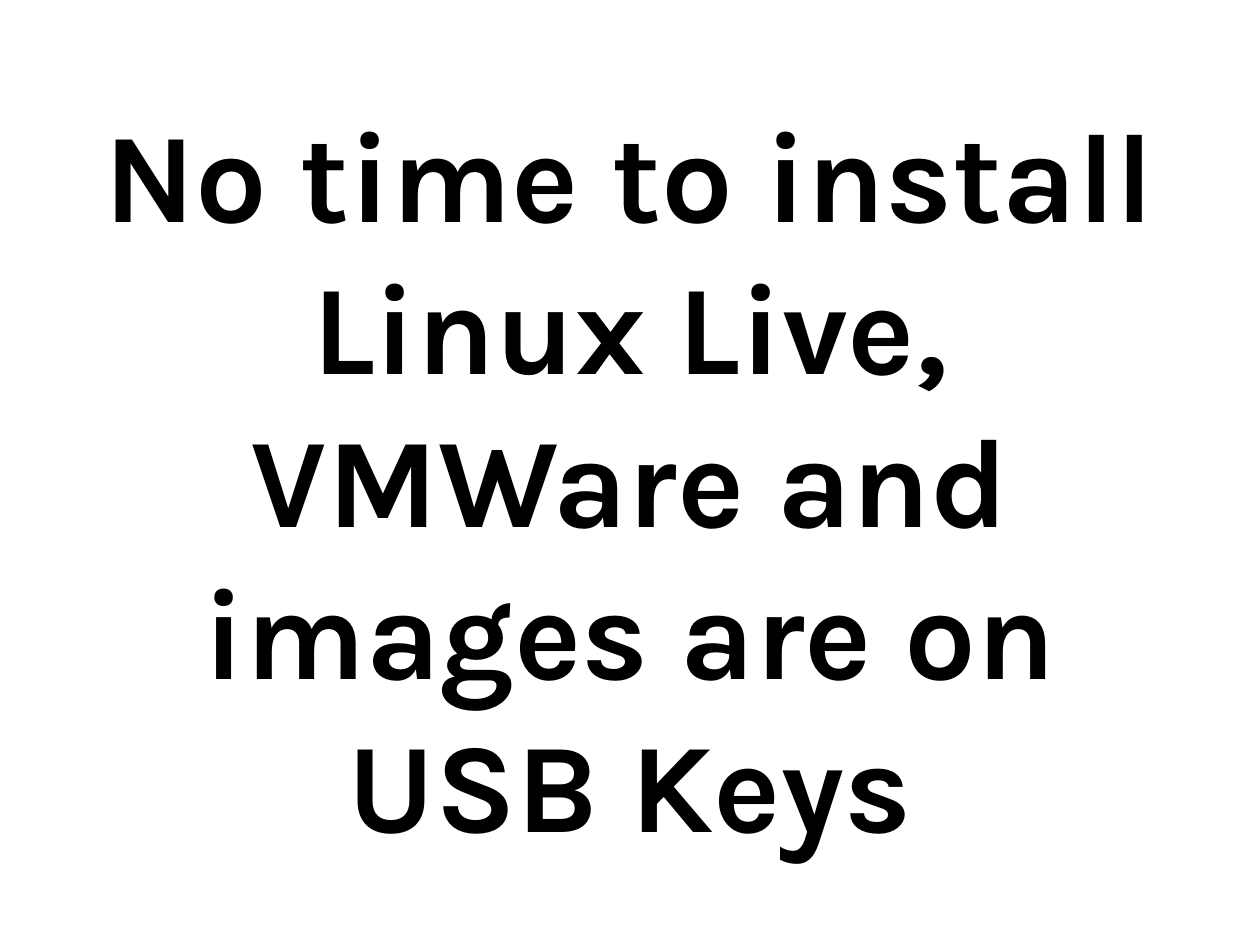
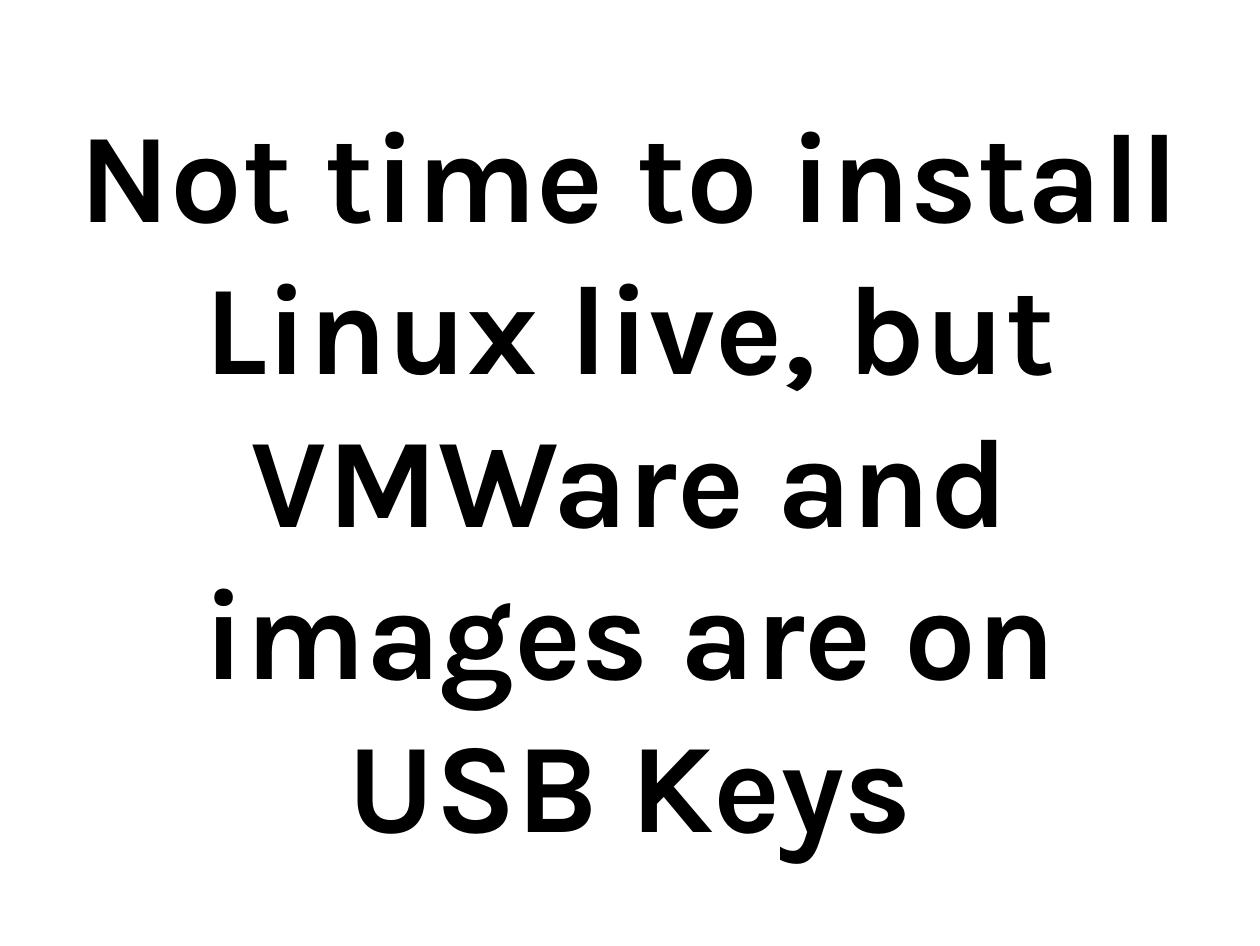
Before and after one commit to thewoolleyman/ci_for_the_rails_guy_or_gal, a slide deck: slide 42 of presentation/ci_for_the_web_2.0_guy_or_gal.odp. Drawn at 1260x946 pixels with LibreOffice and Linux fonts; fonts in the diff are those of the drawing. Boxes give left, top, right and bottom in pixels: in the first picture for what was removed or moved away, otherwise in the second. Text is boxed around its words. In the diff, an @@ line names an element or a change of style, - is before the commit and + after.

Commit message:
adding code

```diff
--- a/presentation/ci_for_the_web_2.0_guy_or_gal.odp
+++ b/presentation/ci_for_the_web_2.0_guy_or_gal.odp
@@ title at box(79, 131, 1179, 862): text changed @@
-No time to install Linux Live, VMWare and images are on USB Keys
+Not time to install Linux live, but VMWare and images are on USB Keys
```
Also in this commit, not shown: 22 slides added.
